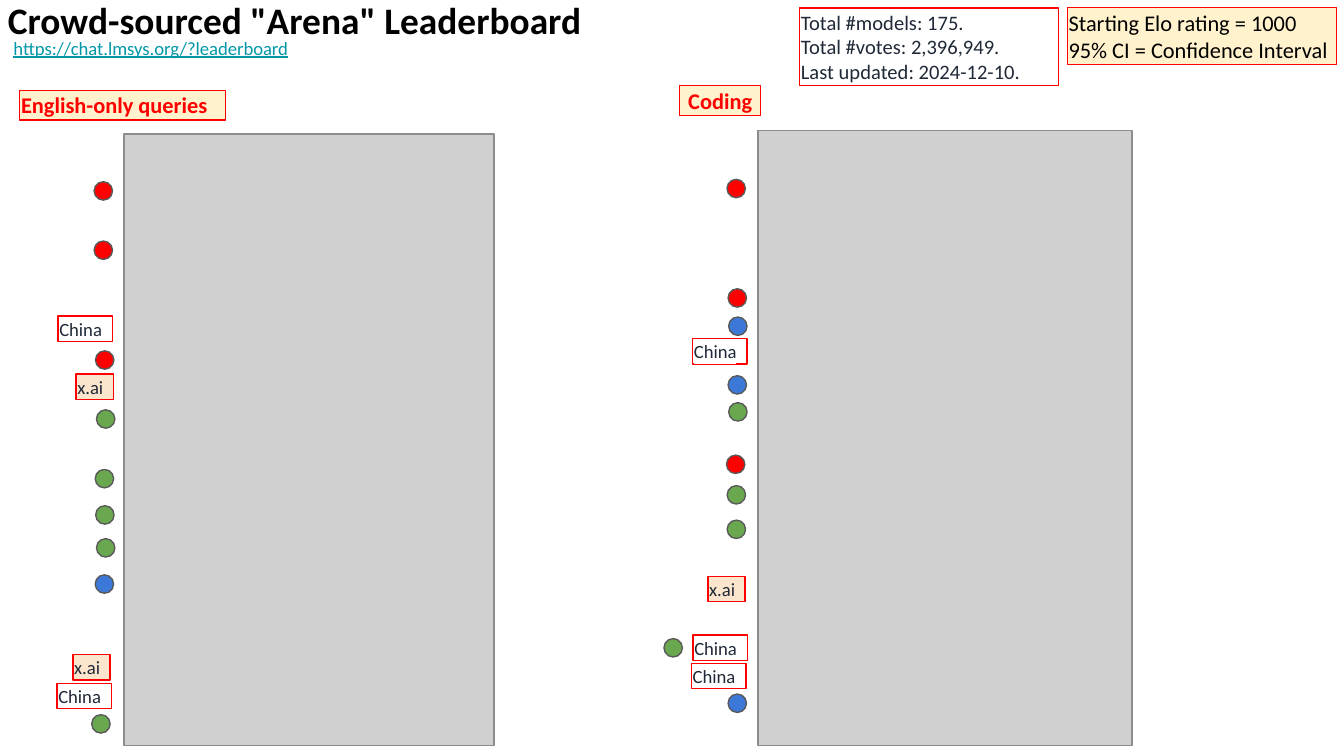
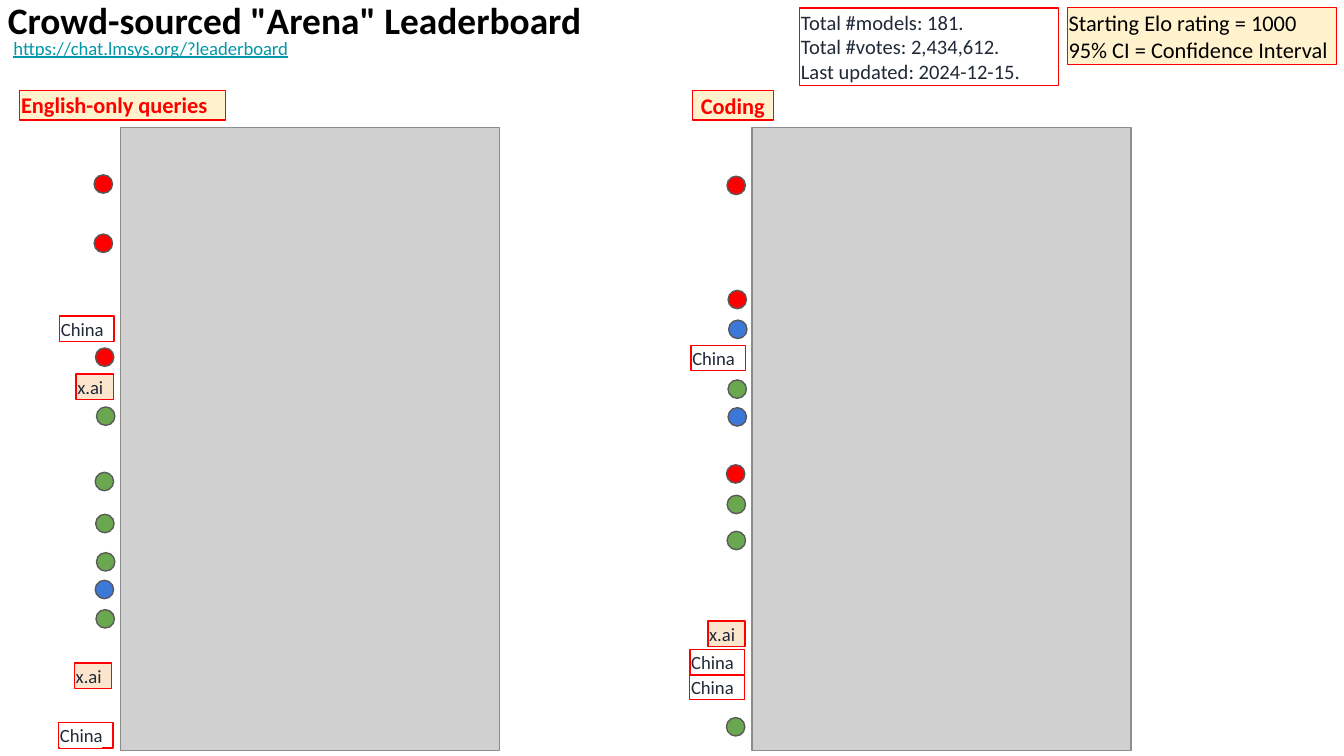
Before and after one commit to lselector/seminar, a slide deck: slide 14 of 2024/2024-12-20-AI-Updates.pptx (slide 10 before the commit). Drawn at 1344x756 pixels with LibreOffice and Linux fonts; fonts in the diff are those of the drawing; grey boxes stand for pictures. Boxes give left, top, right and bottom in pixels: in the first picture for what was removed or moved away, otherwise in the second. Text is boxed around its words. In the diff, an @@ line names an element or a change of style, - is before the commit and + after.

```diff
--- a/2024/2024-12-20-AI-Updates.pptx
+++ b/2024/2024-12-20-AI-Updates.pptx
@@ text in rectangle at <box>801,15,1020,83</box>: text changed @@
-Total #models: 175.
-Total #votes: 2,396,949.
-Last updated: 2024-12-10.
+Total #models: 181.
+Total #votes: 2,434,612.
+Last updated: 2024-12-15.
@@ rectangle "Coding": place and size @@
-rectangle "Coding" at <box>680,86,761,116</box>
+rectangle "Coding" at <box>692,90,773,120</box>
@@ picture: place and size @@
-picture at <box>124,134,495,746</box>
+picture at <box>121,128,500,750</box>
@@ picture: place and size @@
-picture at <box>758,130,1132,745</box>
+picture at <box>753,128,1132,750</box>
@@ ellipse: place and size @@
-ellipse at <box>94,181,113,200</box>
+ellipse at <box>94,175,113,194</box>
@@ ellipse: place and size @@
-ellipse at <box>94,241,113,259</box>
+ellipse at <box>94,234,113,253</box>
@@ rectangle "China": place and size @@
-rectangle "China" at <box>692,339,747,364</box>
+rectangle "China" at <box>691,345,746,371</box>
@@ ellipse: place and size @@
-ellipse at <box>728,403,747,422</box>
+ellipse at <box>728,380,747,399</box>
@@ ellipse: place and size @@
-ellipse at <box>728,376,747,395</box>
+ellipse at <box>728,407,747,426</box>
@@ 4 ellipses, 2 rectangles: place and size @@
-4 ellipses, 2 rectangles at <box>73,456,746,688</box>
+4 ellipses, 2 rectangles at <box>74,465,746,700</box>
@@ ellipse: place and size @@
-ellipse at <box>97,539,116,558</box>
+ellipse at <box>97,552,116,571</box>
@@ ellipse: place and size @@
-ellipse at <box>95,575,114,594</box>
+ellipse at <box>95,581,114,599</box>
@@ ellipse: place and size @@
-ellipse at <box>91,715,110,734</box>
+ellipse at <box>95,610,114,629</box>
@@ rectangle "x.ai": place and size @@
-rectangle "x.ai" at <box>708,577,746,602</box>
+rectangle "x.ai" at <box>708,621,746,646</box>
@@ rectangle "China": place and size @@
-rectangle "China" at <box>694,636,749,661</box>
+rectangle "China" at <box>689,649,745,675</box>
@@ ellipse: place and size @@
-ellipse at <box>664,638,683,657</box>
+ellipse at <box>727,718,746,737</box>
@@ ellipse removed at <box>728,694,747,712</box> @@
@@ rectangle "China": place and size @@
-rectangle "China" at <box>56,683,112,708</box>
+rectangle "China" at <box>59,723,114,749</box>
```
Also in this commit, not shown: 4 other slides changed, 5 slides added, 1 slide removed.
